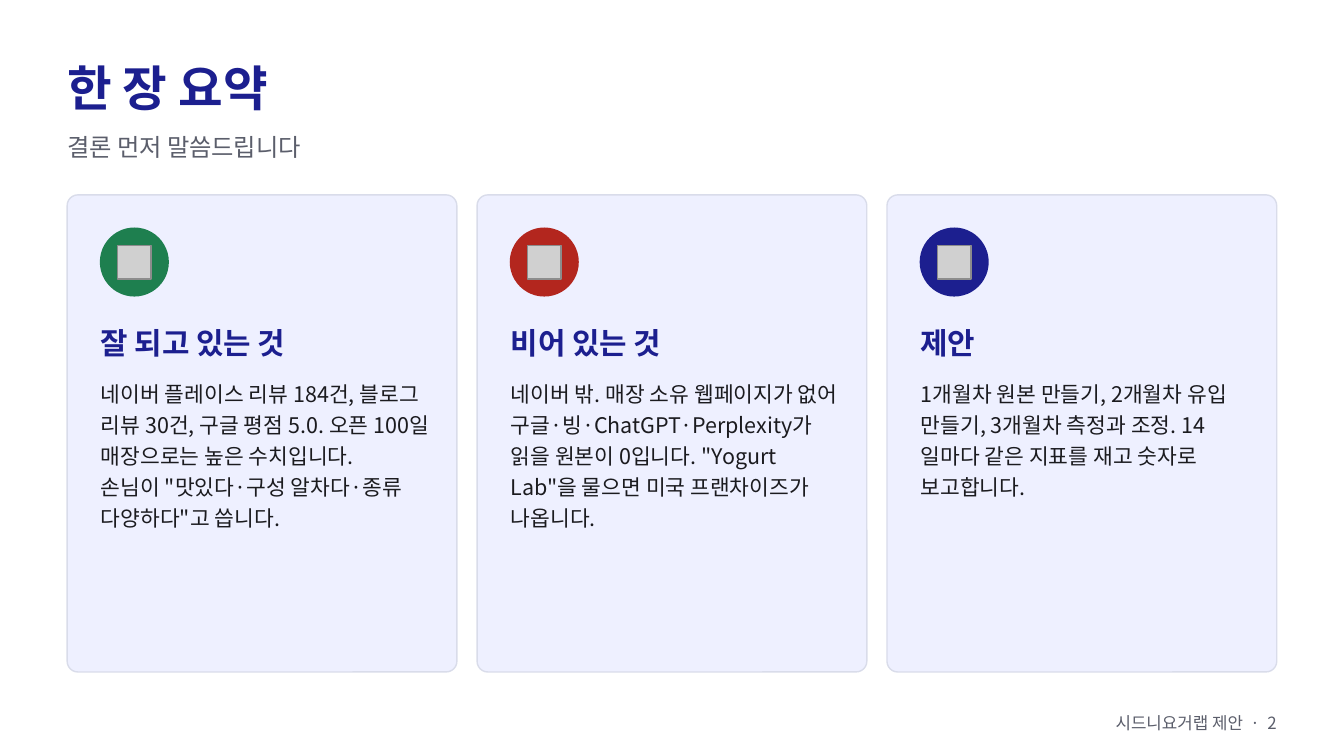
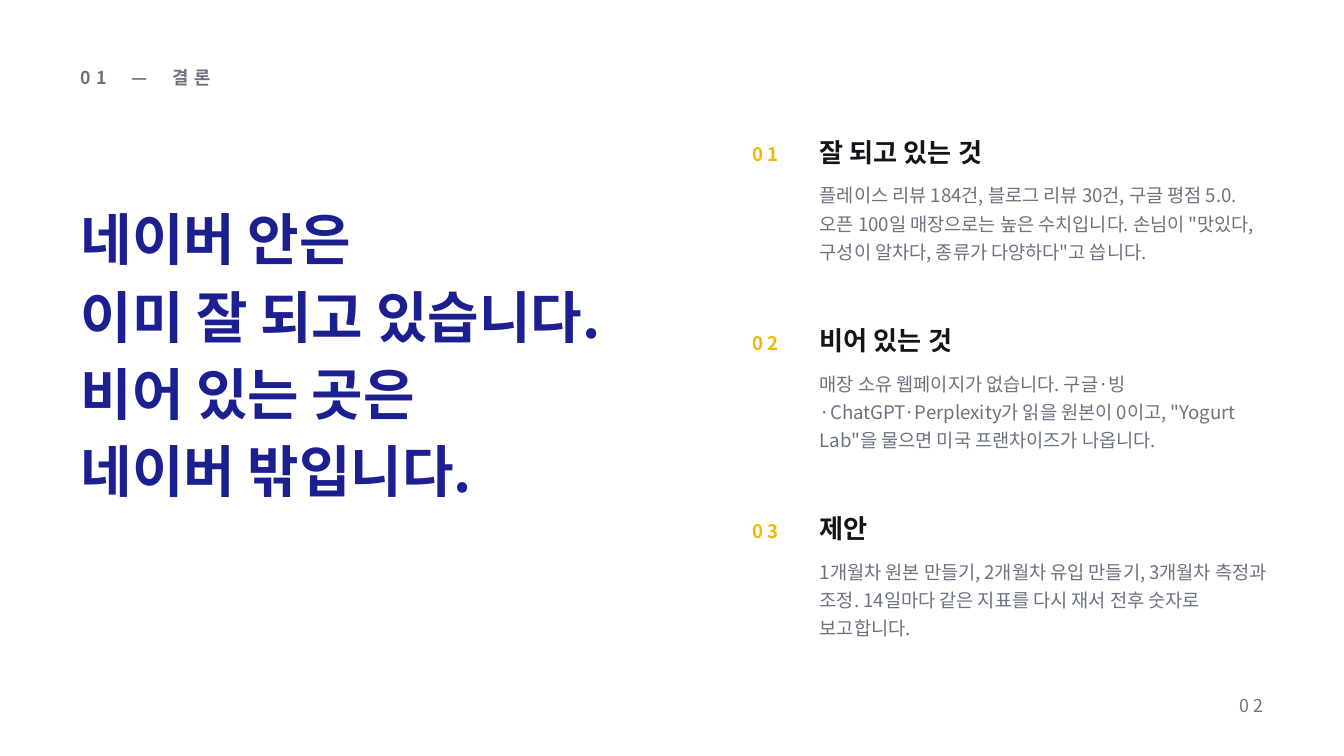
Before and after one commit to severaljama-hue/advertising-agency, a slide deck: slide 2 of docs/sydney-yogurt-lab/proposal.pptx. Drawn at 1344x756 pixels with LibreOffice and Linux fonts; fonts in the diff are those of the drawing; grey boxes stand for pictures. Boxes give left, top, right and bottom in pixels: in the first picture for what was removed or moved away, otherwise in the second. Text is boxed around its words. In the diff, an @@ line names an element or a change of style, - is before the commit and + after.

```diff
--- a/docs/sydney-yogurt-lab/proposal.pptx
+++ b/docs/sydney-yogurt-lab/proposal.pptx
@@ text at box(81, 69, 211, 86): text changed; size 26 to 9.5 pt; text colour #1C1F8F to #6B7280 @@
-한 장 요약
+01 — 결론
@@ text added at box(753, 147, 779, 162), 10 pt, text #F2B705, bold @@
+01
@@ text "잘 되고 있는 것": place and size @@
-text "잘 되고 있는 것" at box(101, 329, 285, 357)
+text "잘 되고 있는 것" at box(820, 140, 982, 165)
@@ rounded rectangle removed at box(67, 195, 457, 672) @@
@@ rounded rectangle removed at box(477, 195, 867, 672) @@
@@ text at box(820, 186, 1254, 263): text changed; size 11.5 to 10 pt; text colour #1B1B1F to #6B7280 @@
-네이버 플레이스 리뷰 184건, 블로그 리뷰 30건, 구글 평점 5.0. 오픈 100일 매장으로는 높은 수치입니다. 손님이 "맛있다·구성 알차다·종류 다양하다"고 씁니다.
+플레이스 리뷰 184건, 블로그 리뷰 30건, 구글 평점 5.0. 오픈 100일 매장으로는 높은 수치입니다. 손님이 "맛있다, 구성이 알차다, 종류가 다양하다"고 씁니다.
@@ rounded rectangle removed at box(887, 195, 1277, 672) @@
@@ text at box(81, 213, 600, 497): text changed; size 13 to 30 pt; text colour #5B5E6B to #1C1F8F; bold on @@
-결론 먼저 말씀드립니다
+네이버 안은
+이미 잘 되고 있습니다.
+비어 있는 곳은
+네이버 밖입니다.
@@ ellipse removed at box(101, 228, 168, 296) @@
@@ ellipse removed at box(511, 228, 578, 296) @@
@@ ellipse removed at box(921, 228, 988, 296) @@
@@ picture removed at box(118, 245, 152, 278) @@
@@ picture removed at box(527, 245, 560, 278) @@
@@ picture removed at box(937, 245, 970, 278) @@
@@ text "비어 있는 것": place and size @@
-text "비어 있는 것" at box(511, 329, 661, 357)
+text "비어 있는 것" at box(820, 328, 952, 353)
@@ text added at box(753, 336, 779, 351), 10 pt, text #F2B705, bold @@
+02
@@ text at box(820, 375, 1236, 449): text changed; size 11.5 to 10 pt; text colour #1B1B1F to #6B7280 @@
-네이버 밖. 매장 소유 웹페이지가 없어 구글·빙·ChatGPT·Perplexity가 읽을 원본이 0입니다. "Yogurt Lab"을 물으면 미국 프랜차이즈가 나옵니다.
+매장 소유 웹페이지가 없습니다. 구글·빙·ChatGPT·Perplexity가 읽을 원본이 0이고, "Yogurt Lab"을 물으면 미국 프랜차이즈가 나옵니다.
@@ size 16 to 14 pt, text colour #1C1F8F to #14151A in 3 elements at box(820, 328, 952, 353), box(820, 140, 982, 165), box(820, 516, 868, 541) @@
@@ text "제안": place and size @@
-text "제안" at box(921, 329, 976, 357)
+text "제안" at box(820, 516, 868, 541)
@@ text added at box(753, 524, 779, 539), 10 pt, text #F2B705, bold @@
+03
@@ text at box(820, 563, 1266, 637): text changed; size 11.5 to 10 pt; text colour #1B1B1F to #6B7280 @@
-1개월차 원본 만들기, 2개월차 유입 만들기, 3개월차 측정과 조정. 14일마다 같은 지표를 재고 숫자로 보고합니다.
+1개월차 원본 만들기, 2개월차 유입 만들기, 3개월차 측정과 조정. 14일마다 같은 지표를 다시 재서 전후 숫자로 보고합니다.
@@ text removed at box(1116, 715, 1276, 731) @@
-시드니요거랩 제안 · 2
@@ text added at box(1240, 699, 1263, 712), 9.5 pt, text #6B7280 @@
+02
```
Also in this commit, not shown: 11 other slides changed.
